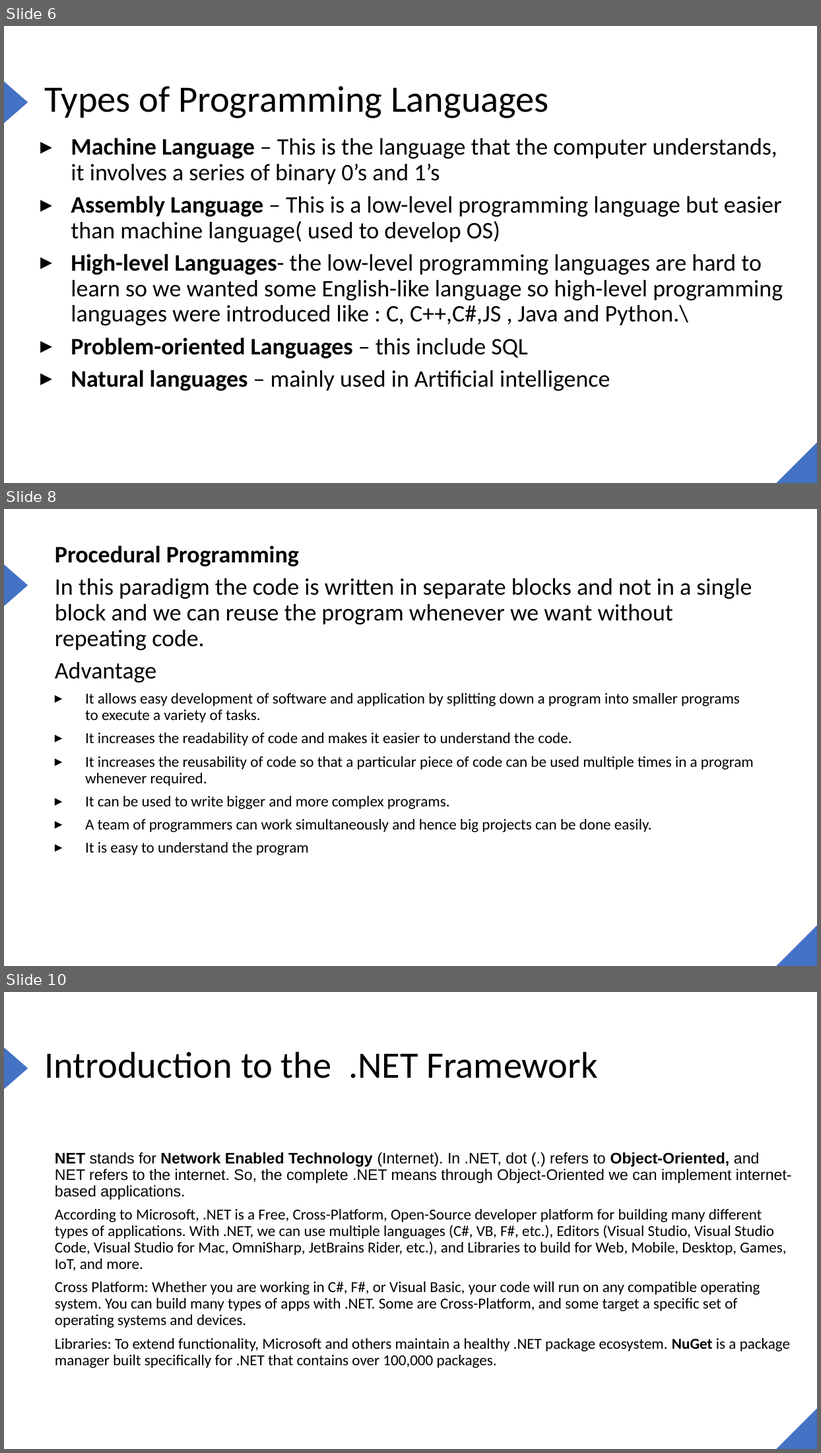
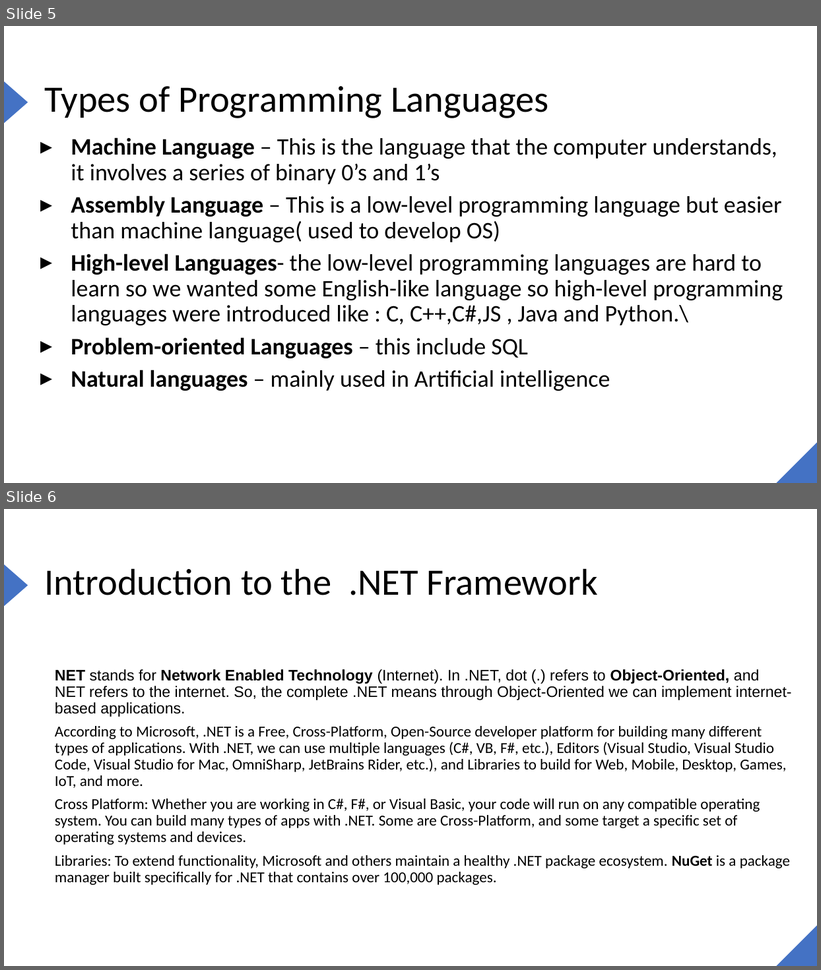
Before and after one commit to joe6276/The-sharp-Repo, a slide deck: Slides/C#/1. Introduction to the .NET FRAMEWORK/1. Intoduction to .NET.pptx. Shown one above the other, each under a label of ours: slides 6, 8 and 10 before the commit, slides 5 and 6 after it; the slides between them are not shown. The pictures are 821x1453 and 821x970 pixels, drawn with LibreOffice and Linux fonts; fonts in the diff are those of the drawing. Boxes give left, top, right and bottom in pixels: in the first picture for what was removed or moved away, otherwise in the second. Text is boxed around its words. In the diff, an @@ line names an element or a change of style, - is before the commit and + after.

```diff
--- a/Slides/C#/1. Introduction to the .NET FRAMEWORK/1. Intoduction to .NET.pptx
+++ b/Slides/C#/1. Introduction to the .NET FRAMEWORK/1. Intoduction to .NET.pptx
@@ slide 8 removed at (4, 509, 817, 966), background #FFFFFF; not listed: 2 template elements that a slide beside it also shows @@
@@ text removed at (55, 545, 754, 855) @@
-Procedural Programming
-In this paradigm the code is written in separate blocks and not in a single block and we can reuse the program whenever we want without repeating code.
-Advantage
-▸ It allows easy development of software and application by splitting down a program into smaller programs to execute a variety of tasks.
-▸ It increases the readability of code and makes it easier to understand the code.
-▸ It increases the reusability of code so that a particular piece of code can be used multiple times in a program whenever required.
-▸ It can be used to write bigger and more complex programs.
-▸ A team of programmers can work simultaneously and hence big projects can be done easily.
-▸ It is easy to understand the program
@@ what was slide 6 is now slide 5 @@
@@ what was slide 10 is now slide 6 @@
```
Also in this commit, not shown: 2 slides changed, 8 slides added, 2 other slides removed, 18 other files.
